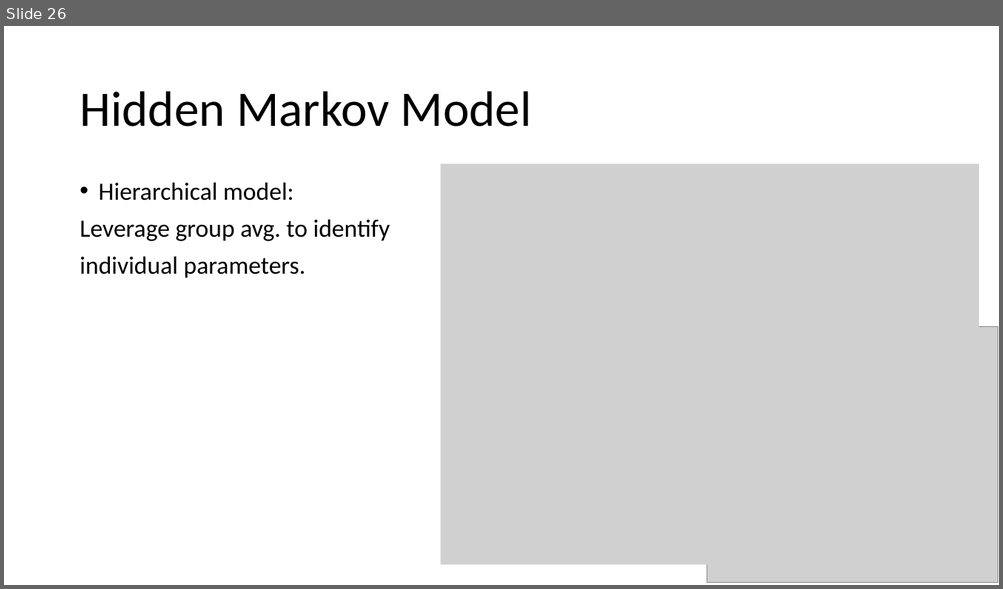
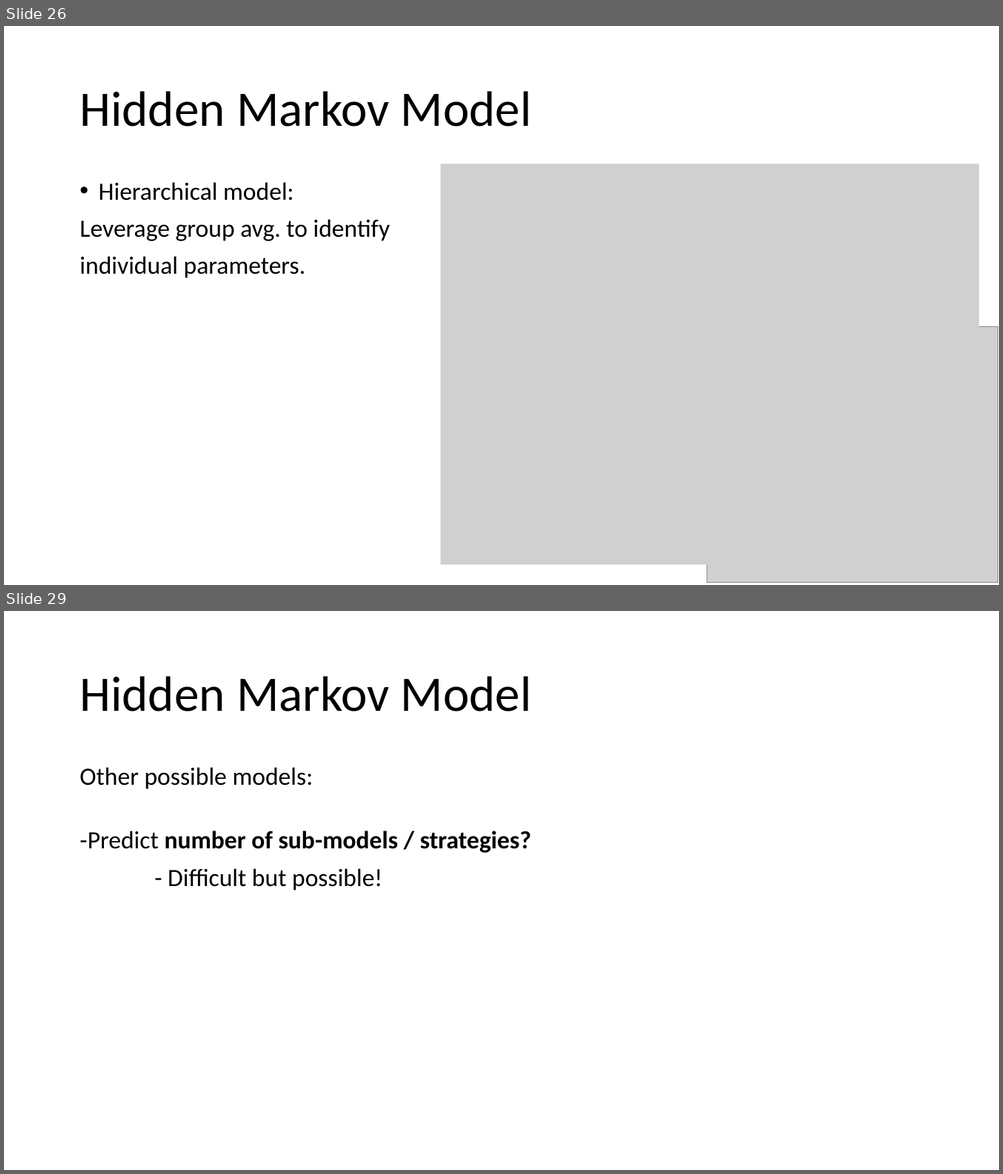
Before and after one commit to kmckee90/HMM_workshop_materials, a slide deck: HMM_decision_tasks.pptx. Shown one above the other, each under a label of ours: slide 26 before the commit, slides 26 and 29 after it; the slides between them are not shown. The pictures are 1003x589 and 1003x1174 pixels, drawn with LibreOffice and Linux fonts; fonts in the diff are those of the drawing; grey boxes stand for pictures. Boxes give left, top, right and bottom in pixels: in the first picture for what was removed or moved away, otherwise in the second. Text is boxed around its words. In the diff, an @@ line names an element or a change of style, - is before the commit and + after.

```diff
--- a/HMM_decision_tasks.pptx
+++ b/HMM_decision_tasks.pptx
@@ slide 29 added at <box>4,611,999,1170</box>, background #FFFFFF @@
@@ title added at <box>79,676,532,712</box>, 48 pt, text #000000 @@
+Hidden Markov Model
@@ text added at <box>79,767,531,891</box>, 24 pt, text #000000 @@
+Other possible models:
+-Predict number of sub-models / strategies?
+- Difficult but possible!
```
Also in this commit, not shown: 7 slides changed, 2 other slides added, 1 slide removed.
